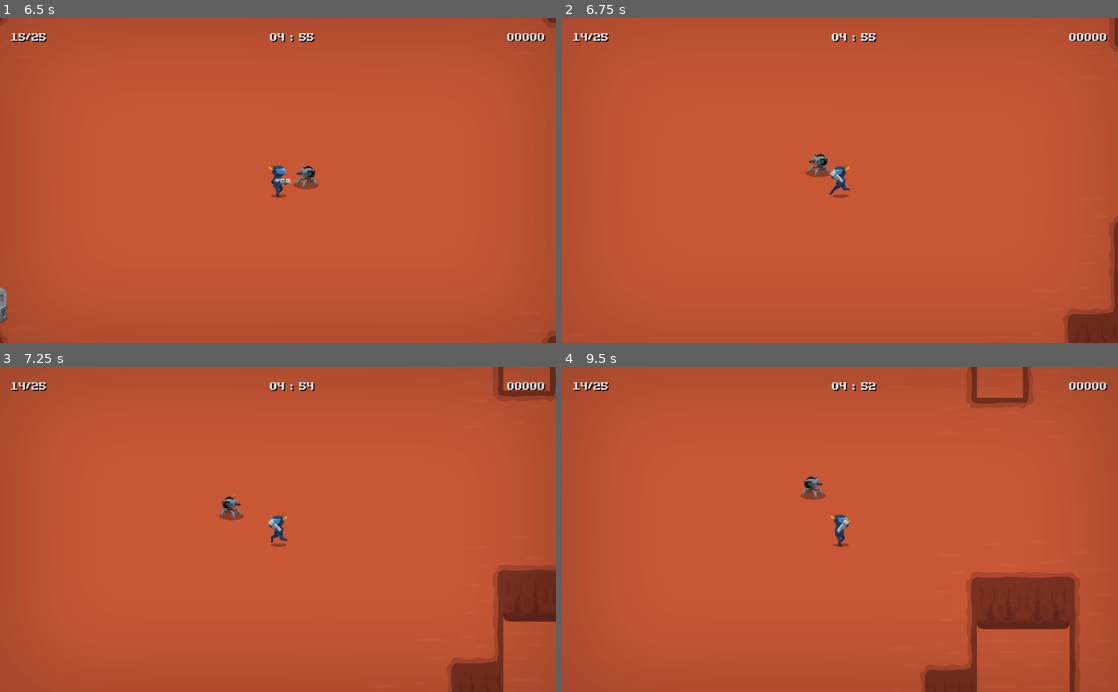
Above: before the commit, frames 1-4 (two rows, left to right).
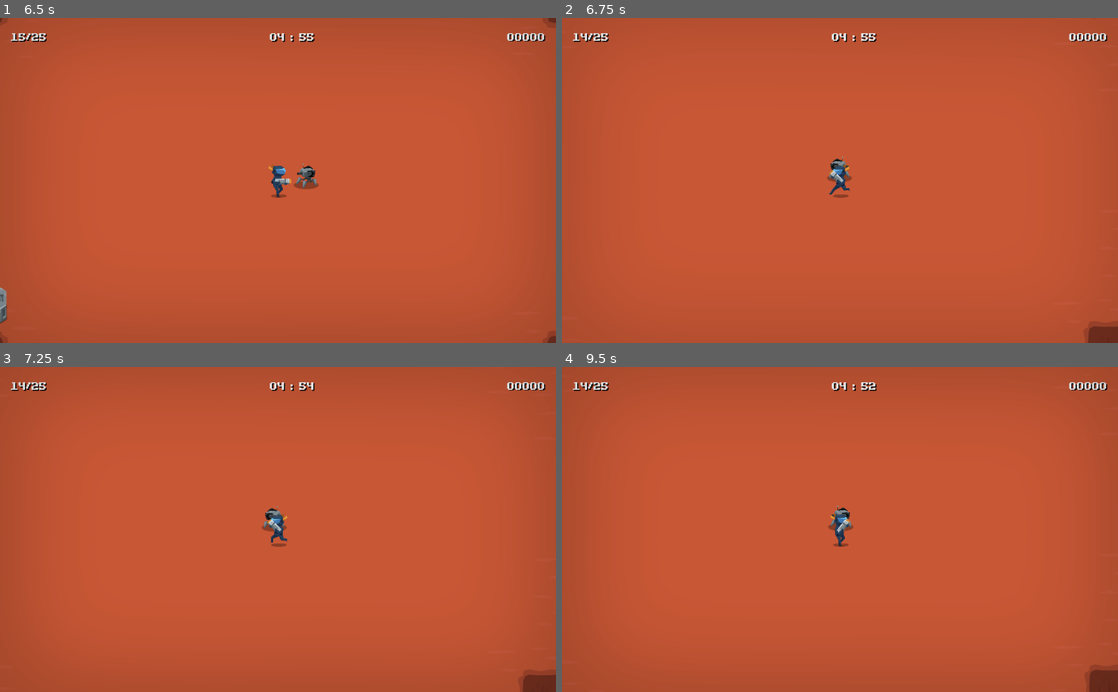
Above: after the commit, the same moments.

Repository: jimmyjonezz/Annigilation
Game: Godot game, scene res://MainMenu/MainMenu.tscn
The game is run twice, just before and just after one commit, with the same random seed, the same clock (stepped at 60 frames per second) and the same inputs.
Inputs (mouse positions are in pixels of both pictures, inside the frame that each line leads up to):
- Up to frame 1 (6.5 s): click (166, 248) at 0.5 s; move the mouse to (400, 164) at 1.27 s; hold Right (ui_right) 1.28-2.03 s; move the mouse to (166, 196) at 2.02 s; hold Down (ui_down) 2.03-2.78 s; move the mouse to (333, 109) at 2.77 s; hold Right (ui_right) 2.78-3.53 s; move the mouse to (250, 245) at 3.52 s; hold Up (ui_up) 3.53-4.28 s; move the mouse to (444, 229) at 4.27 s; hold Left (ui_left) 4.28-5.78 s; move the mouse to (111, 131) at 5.02 s; move the mouse to (305, 180) at 5.77 s; hold Down (ui_down) from 5.78 s (still down)
- Up to frame 2 (6.75 s): move the mouse to (756, 99) at 6.52 s; release Down (ui_down) at 6.53 s; hold Right (ui_right) from 6.53 s (still down)
- Up to frame 3 (7.25 s): keep holding Right (ui_right)
- Up to frame 4 (9.5 s): move the mouse to (962, 513) at 7.27 s; release Right (ui_right) at 7.28 s; hold Up (ui_up) 7.28-8.03 s; move the mouse to (728, 545) at 8.02 s; hold Right (ui_right) 8.03-8.78 s; move the mouse to (895, 458) at 8.77 s; hold Down (ui_down) from 8.78 s (still down)

Frame 1 is identical in both runs. In frame 2, 1.6% of the frame differs, in the area x 43-100%, y 0-100%; in frame 3, 4.4%; in frame 4, 6.2%, in the area x 42-100%, y 0-100%.

Commit message:
0.8.9.1

Diff:
--- a/Other/Fade/FadeIn.gd
+++ b/Other/Fade/FadeIn.gd
@@ -4,4 +4,5 @@
 	$AnimationPlayer.play("Fade")
 
 func _on_AnimationPlayer_animation_finished(anim_name):
-	get_tree().change_scene("res://Main/Main.tscn")
+	if anim_name == "Fade":
+		get_tree().change_scene("res://Main/Main.tscn")
--- a/Player/Player.gd
+++ b/Player/Player.gd
@@ -64,9 +64,10 @@
 
 	for body in overlapping_bodies:
 		if body.is_in_group("enemy"):
+			var target_dir = (body.position - global_position).normalized()
 			knockdir = body.position - self.position
 			#print(knockdir.angle(), knockdir)
-			var pos = position + knockdir
+			var pos = position * target_dir
 			#print("position: %s, pos: %s, knock: %s" % [position, pos, knockdir])
 			move_and_slide(pos)
 
